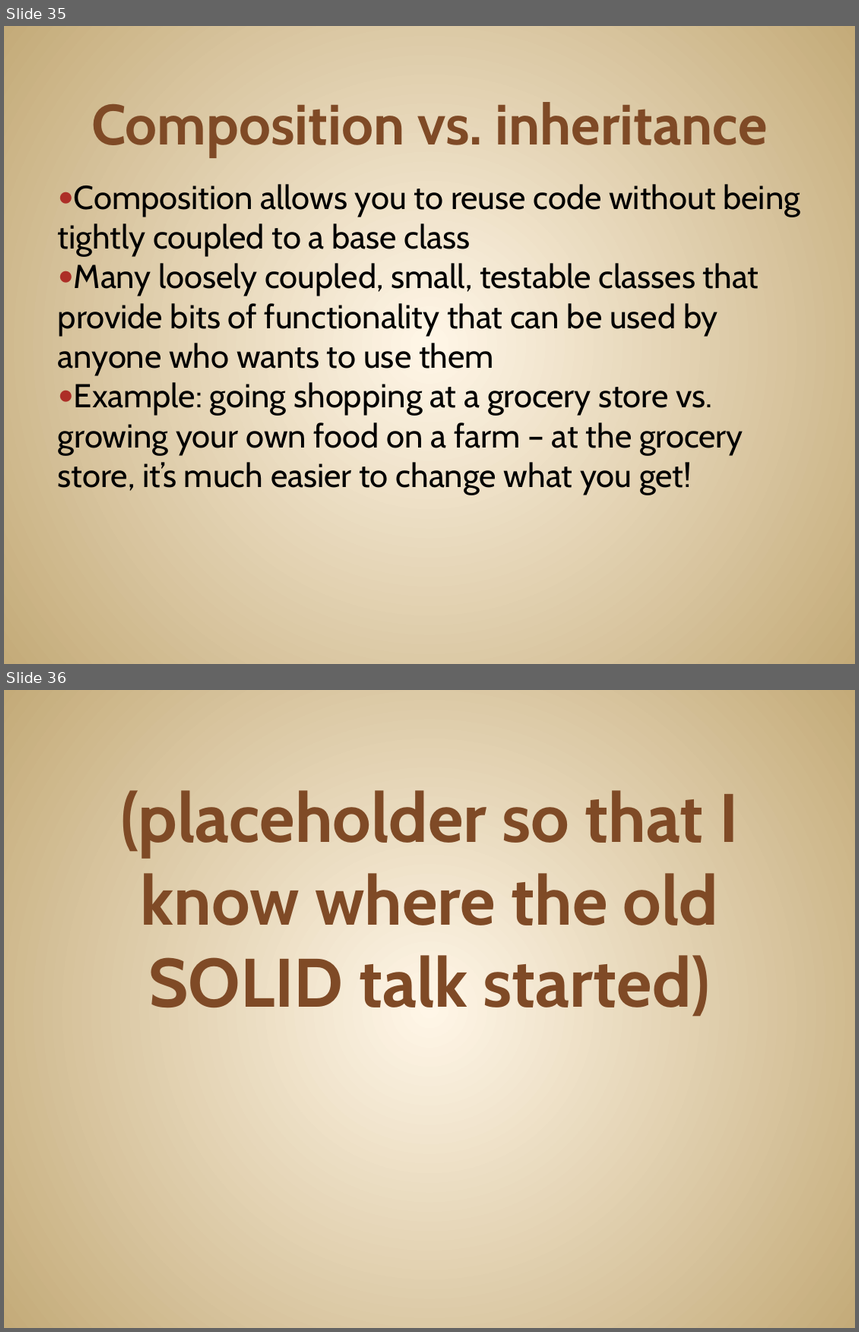
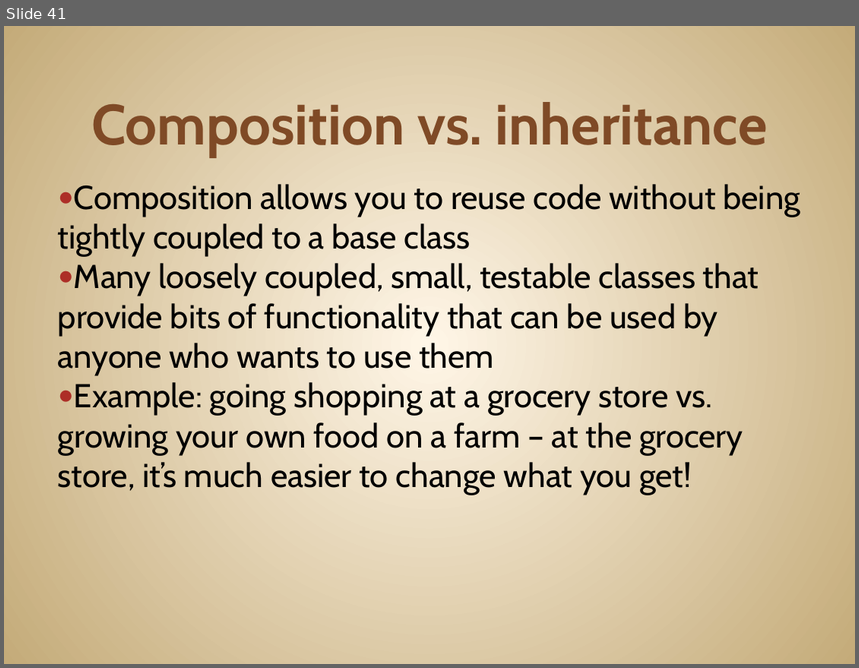
Before and after one commit to JonKruger/oop-solid-sample, a slide deck: slides/OOP-SOLID-CodeMash.pptx. Shown one above the other, each under a label of ours: slides 35 and 36 before the commit, slide 41 after it. The pictures are 859x1332 and 859x668 pixels, drawn with LibreOffice and Linux fonts; fonts in the diff are those of the drawing. Boxes give left, top, right and bottom in pixels: in the first picture for what was removed or moved away, otherwise in the second. Text is boxed around its words. In the diff, an @@ line names an element or a change of style, - is before the commit and + after.

```diff
--- a/slides/OOP-SOLID-CodeMash.pptx
+++ b/slides/OOP-SOLID-CodeMash.pptx
@@ slide 36 removed at (x1=4, y1=690, x2=855, y2=1328), background gradient #FFF7E8 to #C4AA7A @@
@@ title removed at (x1=120, y1=790, x2=738, y2=1017) @@
-(placeholder so that I know where the old SOLID talk started)
@@ what was slide 35 is now slide 41 @@
```
Also in this commit, not shown: 5 slides changed, 6 slides added, 4 other slides removed.
